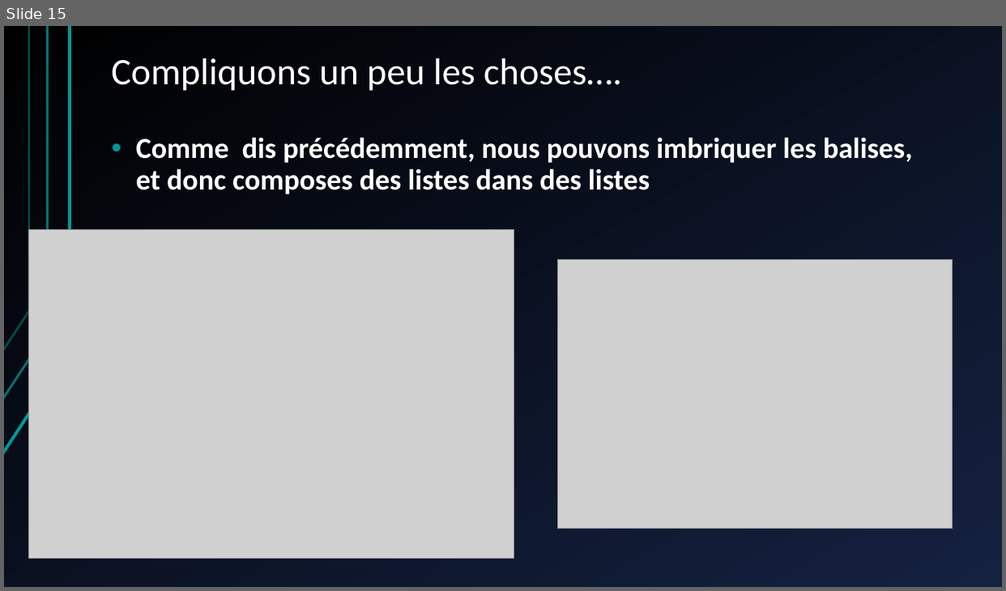
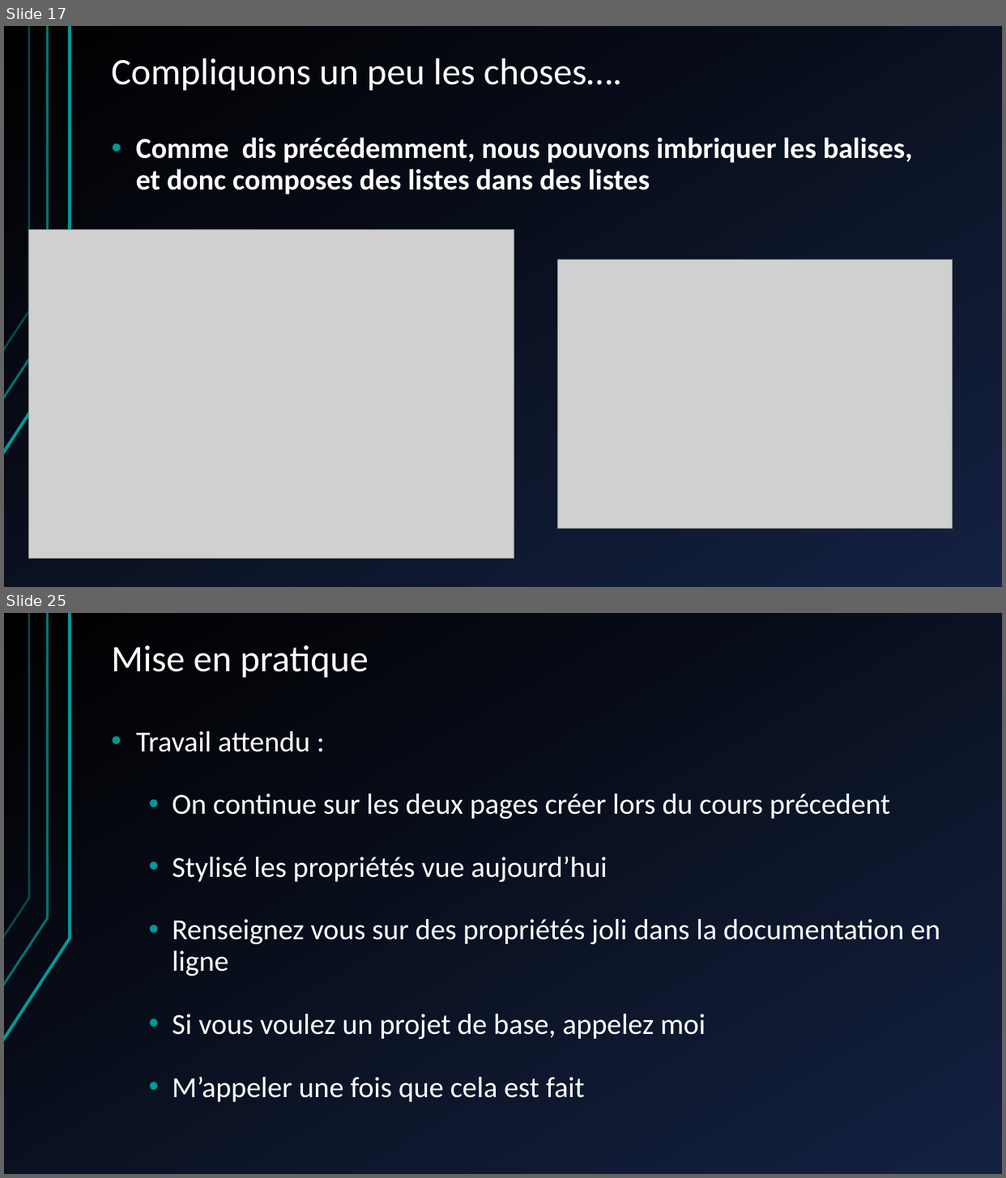
Before and after one commit to shyne99/formation-web, a slide deck: Seance 2 HTML CSS PHP.pptx. Shown one above the other, each under a label of ours: slide 15 before the commit, slides 17 and 25 after it; the slides between them are not shown. The pictures are 1006x591 and 1006x1178 pixels, drawn with LibreOffice and Linux fonts; fonts in the diff are those of the drawing; grey boxes stand for pictures. Boxes give left, top, right and bottom in pixels: in the first picture for what was removed or moved away, otherwise in the second. Text is boxed around its words. In the diff, an @@ line names an element or a change of style, - is before the commit and + after.

```diff
--- a/Seance 2 HTML CSS PHP.pptx
+++ b/Seance 2 HTML CSS PHP.pptx
@@ slide 25 added at <box>4,613,1002,1174</box>, background gradient #142141 to #000000; not listed: 3 template elements that a slide beside it also shows @@
@@ title added at <box>111,645,368,678</box>, 36 pt, text #FFFFFF @@
+Mise en pratique
@@ text added at <box>136,731,940,1102</box>, 28 pt, text #FFFFFF @@
+• Travail attendu :
+  • On continue sur les deux pages créer lors du cours précedent
+  • Stylisé les propriétés vue aujourd’hui
+  • Renseignez vous sur des propriétés joli dans la documentation en ligne
+  • Si vous voulez un projet de base, appelez moi
+  • M’appeler une fois que cela est fait
@@ what was slide 15 is now slide 17 @@
```
Also in this commit, not shown: 10 slides changed, 11 other slides added, 8 slides removed.
